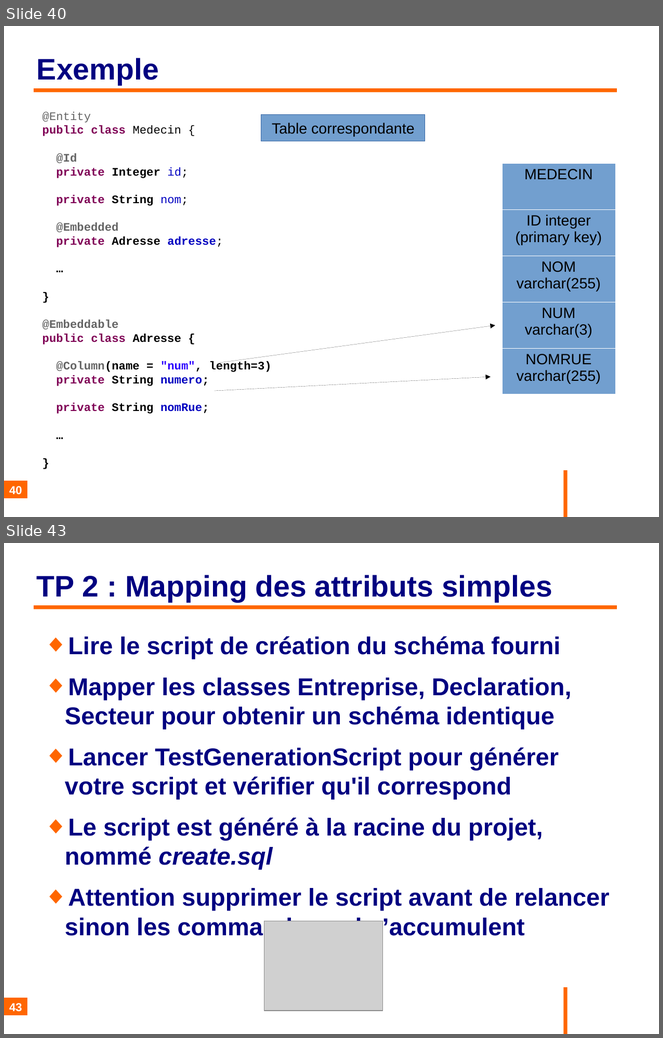
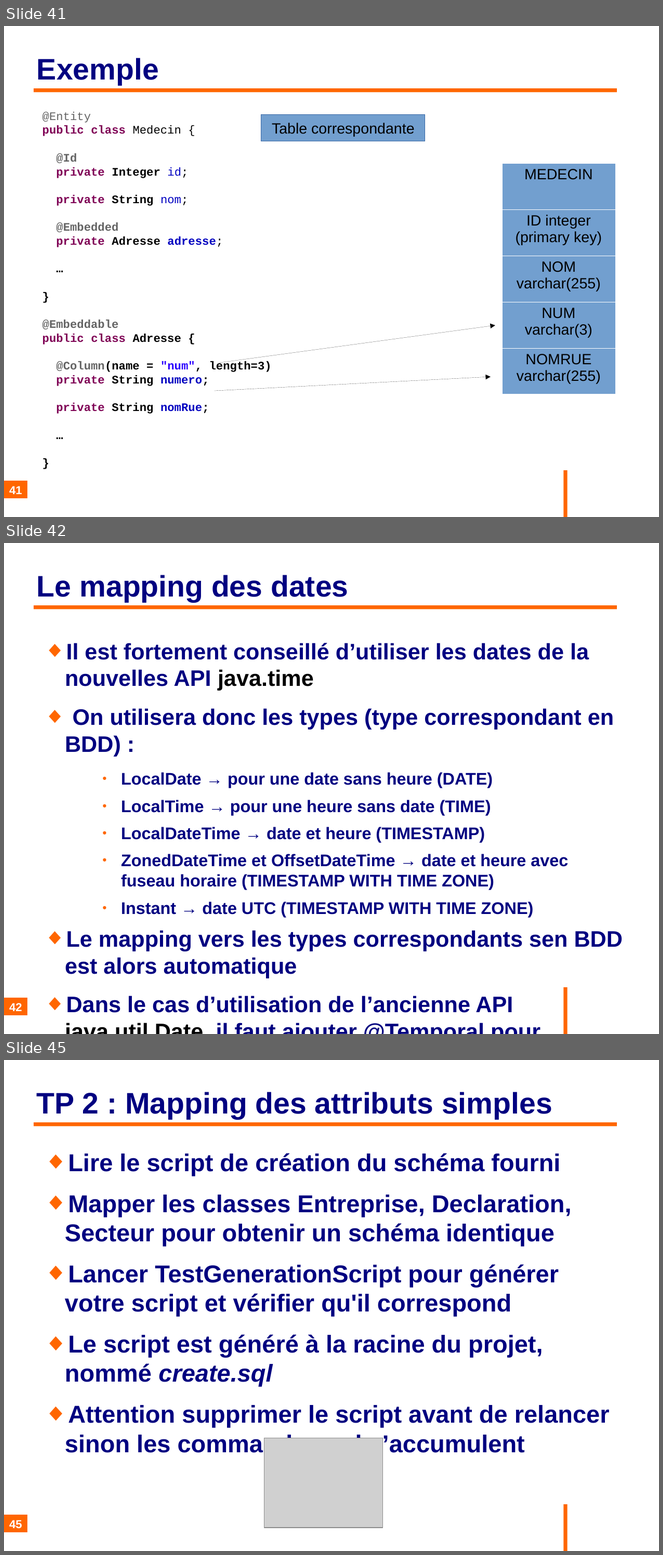
Before and after one commit to philphils/formation-hibernate-basique, a slide deck: Documentation/diapo_formation_hibernate.odp. Shown one above the other, each under a label of ours: slides 40 and 43 before the commit, slides 41, 42 and 45 after it; the slides between them are not shown. The pictures are 663x1038 and 663x1555 pixels, drawn with LibreOffice and Linux fonts; fonts in the diff are those of the drawing; grey boxes stand for pictures; background and template pictures are left out. Boxes give left, top, right and bottom in pixels: in the first picture for what was removed or moved away, otherwise in the second. Text is boxed around its words. In the diff, an @@ line names an element or a change of style, - is before the commit and + after.

Commit message:
Ajout diapo dates

```diff
--- a/Documentation/diapo_formation_hibernate.odp
+++ b/Documentation/diapo_formation_hibernate.odp
@@ slide 42 added at (4, 543, 659, 1034), background #FFFFFF; not listed: 1 template element that a slide beside it also shows @@
@@ title added at (37, 575, 348, 602), 36 pt, text #000080, bold @@
+Le mapping des dates
@@ line added from (34, 607) to (618, 607), #FF6600 4.54 pt @@
@@ text added at (65, 643, 623, 1013), 27.2 pt, text #000080, bold @@
+◆ Il est fortement conseillé d’utiliser les dates de la nouvelles API java.time
+◆ On utilisera donc les types (type correspondant en BDD) :
+    ● LocalDate → pour une date sans heure (DATE)
+    ● LocalTime → pour une heure sans date (TIME)
+    ● LocalDateTime → date et heure (TIMESTAMP)
+    ● ZonedDateTime et OffsetDateTime → date et heure avec fuseau horaire (TIMESTAMP WITH TIME ZONE)
+    ● Instant → date UTC (TIMESTAMP WITH TIME ZONE)
+◆ Le mapping vers les types correspondants sen BDD est alors automatique
+◆ Dans le cas d’utilisation de l’ancienne API java.util.Date, il faut ajouter @Temporal pour préciser le type en BDD
@@ page number added at (4, 999, 27, 1016), fill #FF6600, 14 pt, text #FFFFFF, bold @@
+42
@@ what was slide 40 is now slide 41 @@
@@ page number at (9, 486, 22, 495): text changed @@
-40
+41
@@ what was slide 43 is now slide 45 @@
@@ page number at (9, 1520, 22, 1529): text changed @@
-43
+45
```
Also in this commit, not shown: 2 slides changed, 1 other slide added.
